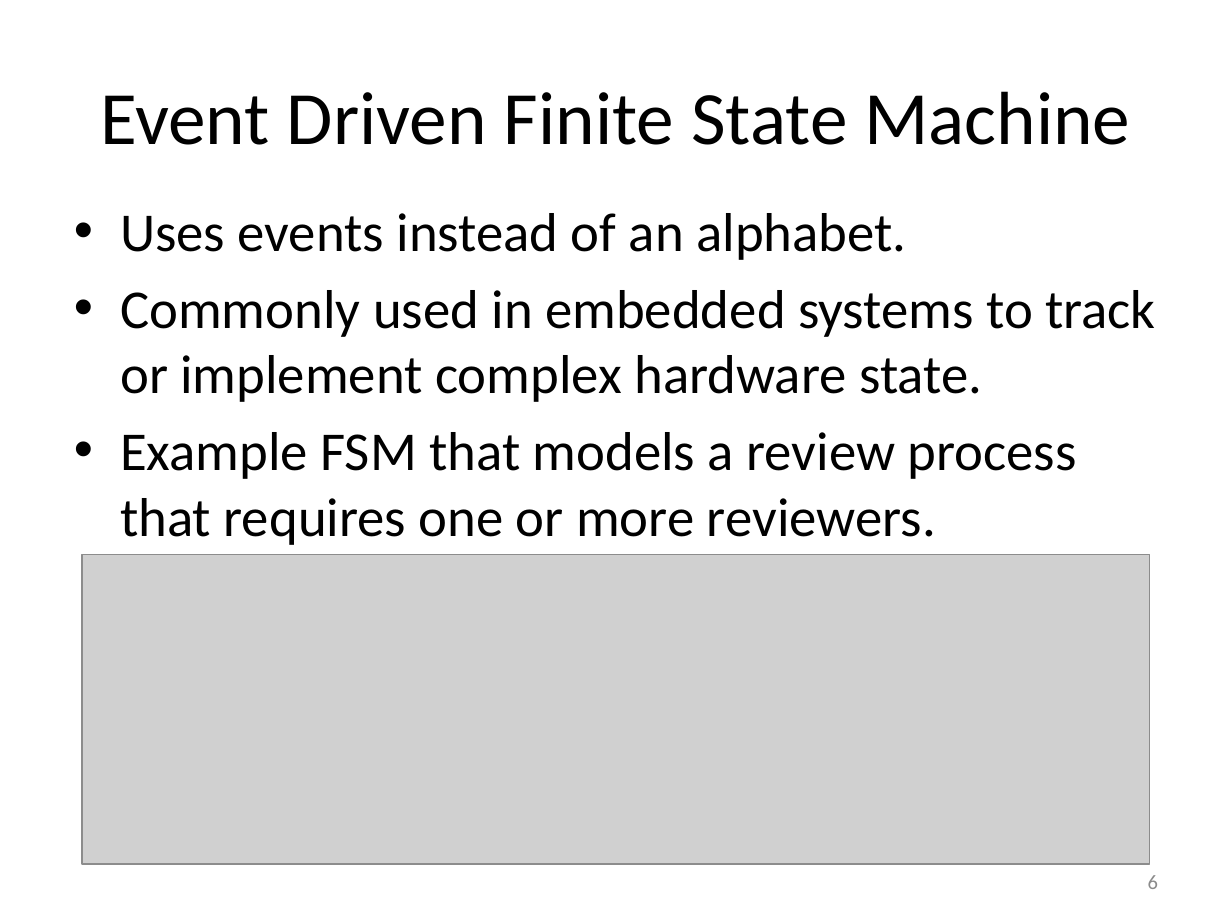
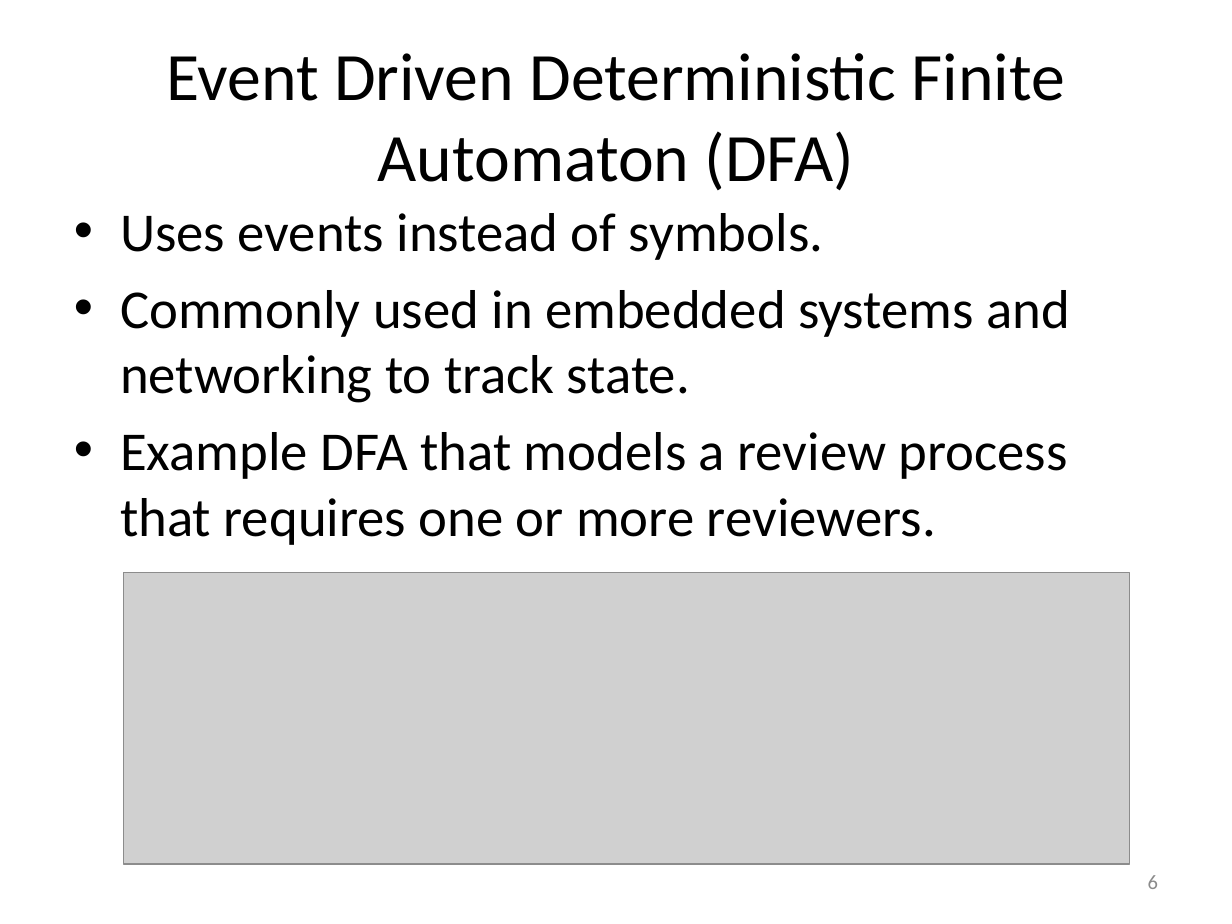
Before and after one commit to RichardRoda/DFA-Workflow-Model, a slide deck: slide 6 of Modeling Workflows with Event Driven DFA.pptx. Drawn at 1232x924 pixels with LibreOffice and Linux fonts; fonts in the diff are those of the drawing; grey boxes stand for pictures. Boxes give left, top, right and bottom in pixels: in the first picture for what was removed or moved away, otherwise in the second. Text is boxed around its words. In the diff, an @@ line names an element or a change of style, - is before the commit and + after.

```diff
--- a/Modeling Workflows with Event Driven DFA.pptx
+++ b/Modeling Workflows with Event Driven DFA.pptx
@@ title at <box>166,53,1065,191</box>: text changed; size 44 to 39.6 pt @@
-Event Driven Finite State Machine
+Event Driven Deterministic Finite Automaton (DFA)
@@ text at <box>120,213,1070,545</box>: text changed @@
-• Uses events instead of an alphabet.
-• Commonly used in embedded systems to track or implement complex hardware state.
-• Example FSM that models a review process that requires one or more reviewers.
+• Uses events instead of symbols.
+• Commonly used in embedded systems and networking to track state.
+• Example DFA that models a review process that requires one or more reviewers.
@@ picture: place and size @@
-picture at <box>83,554,1151,864</box>
+picture at <box>123,573,1130,865</box>
```
Also in this commit, not shown: 3 other slides changed, 1 other file.
